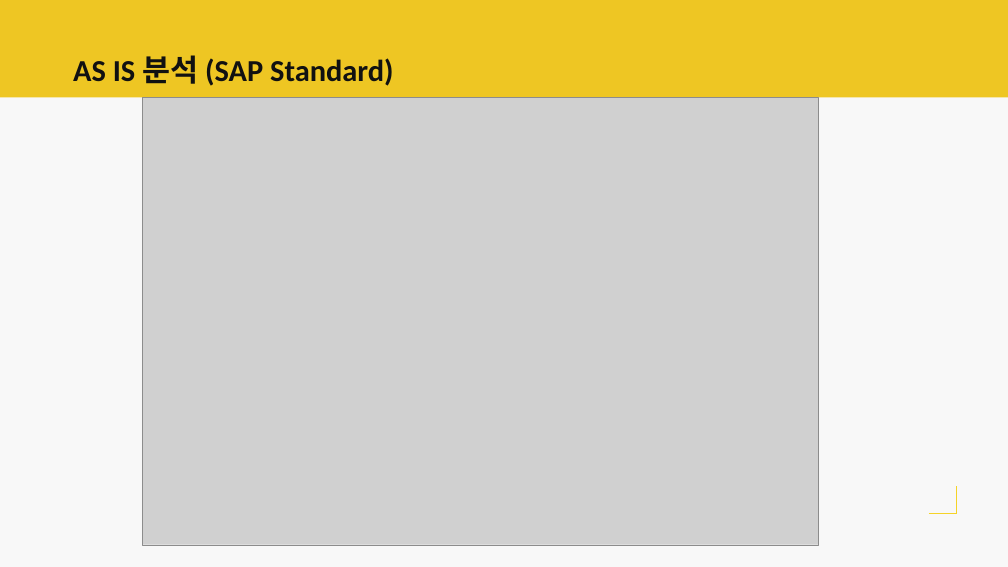
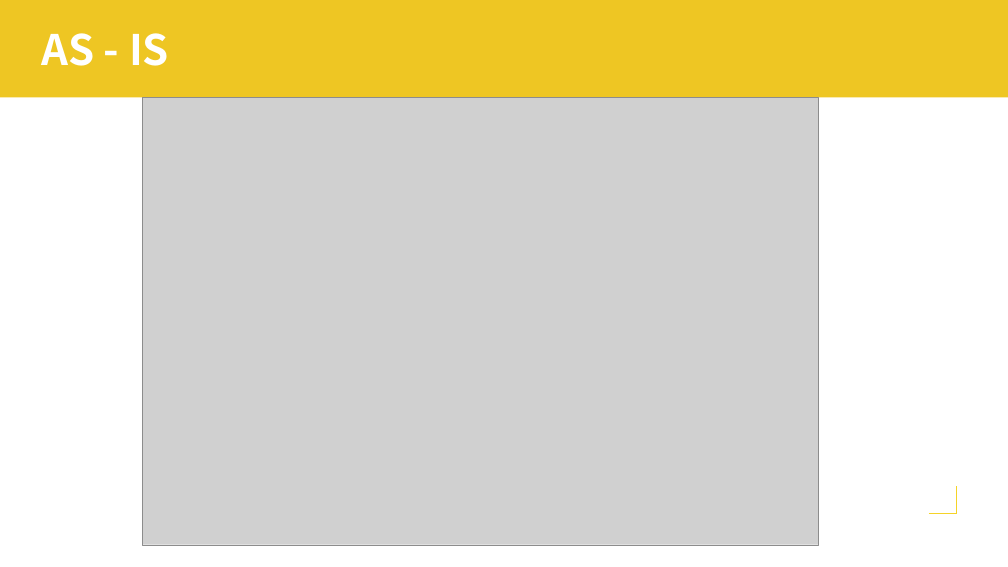
Before and after one commit to naniboy0923/SAP_Project, a slide deck: slide 10 of Document/프로젝트 수행계획서.pptx (slide 4 before the commit). Drawn at 1008x567 pixels with LibreOffice and Linux fonts; fonts in the diff are those of the drawing; grey boxes stand for pictures. Boxes give left, top, right and bottom in pixels: in the first picture for what was removed or moved away, otherwise in the second. Text is boxed around its words. In the diff, an @@ line names an element or a change of style, - is before the commit and + after.

```diff
--- a/Document/프로젝트 수행계획서.pptx
+++ b/Document/프로젝트 수행계획서.pptx
@@ background #F8F8F8 to #FFFFFF @@
@@ title at (41, 33, 169, 66): text changed; size 58 to 80 pt; font Calibri to Noto Sans CJK KR; text colour #111111 to #FFFFFF @@
-AS IS 분석 (SAP Standard)
+AS - IS
```
Also in this commit, not shown: 9 other slides changed, 11 slides added.
